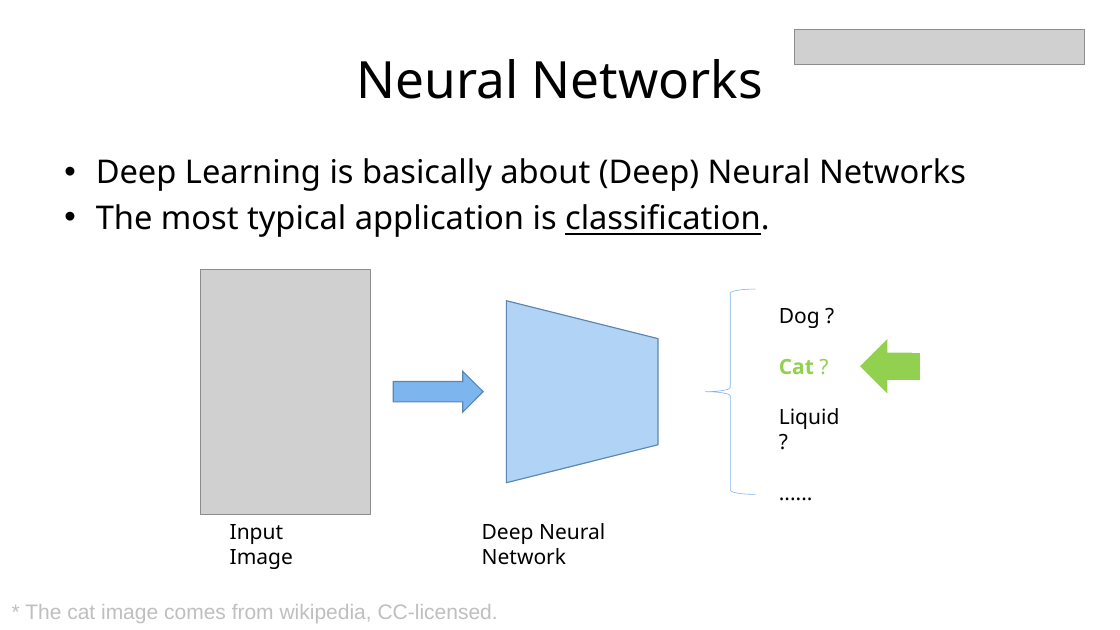
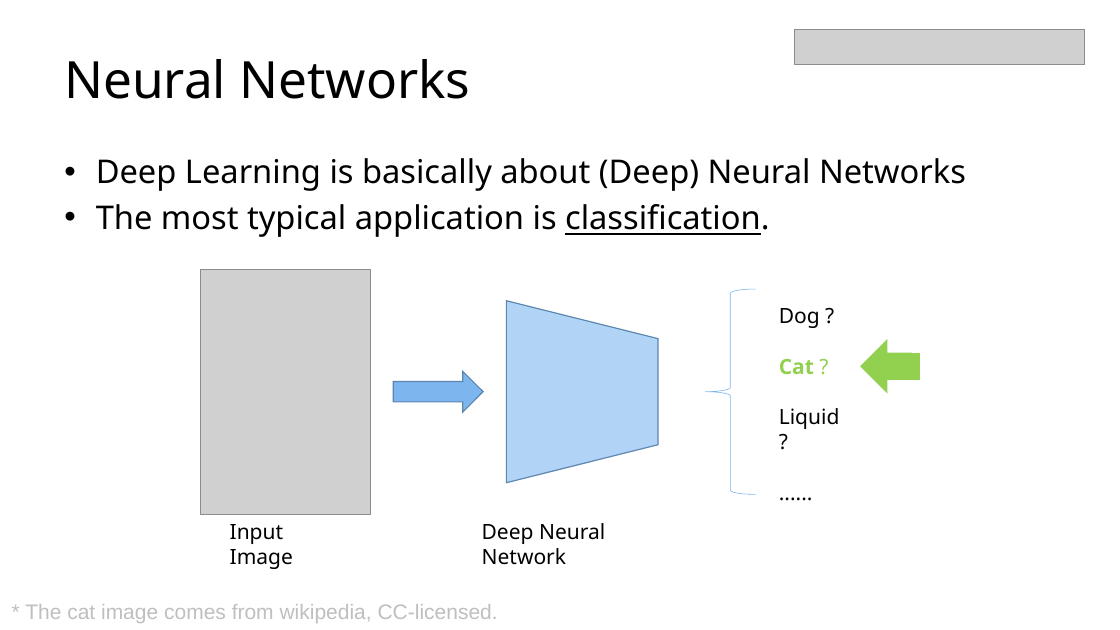
Before and after one commit to cdluminate/cdluminate, a slide deck: slide 3 of Dc20DeepLearning.pptx. Drawn at 1120x630 pixels with LibreOffice and Linux fonts; fonts in the diff are those of the drawing; grey boxes stand for pictures. Boxes give left, top, right and bottom in pixels: in the first picture for what was removed or moved away, otherwise in the second. Text is boxed around its words. In the diff, an @@ line names an element or a change of style, - is before the commit and + after.

```diff
--- a/Dc20DeepLearning.pptx
+++ b/Dc20DeepLearning.pptx
@@ title "Neural Networks" at (x1=64, y1=59, x2=470, y2=99): alignment centre to left @@
```
Also in this commit, not shown: 2 other slides changed, 1 slide added.
